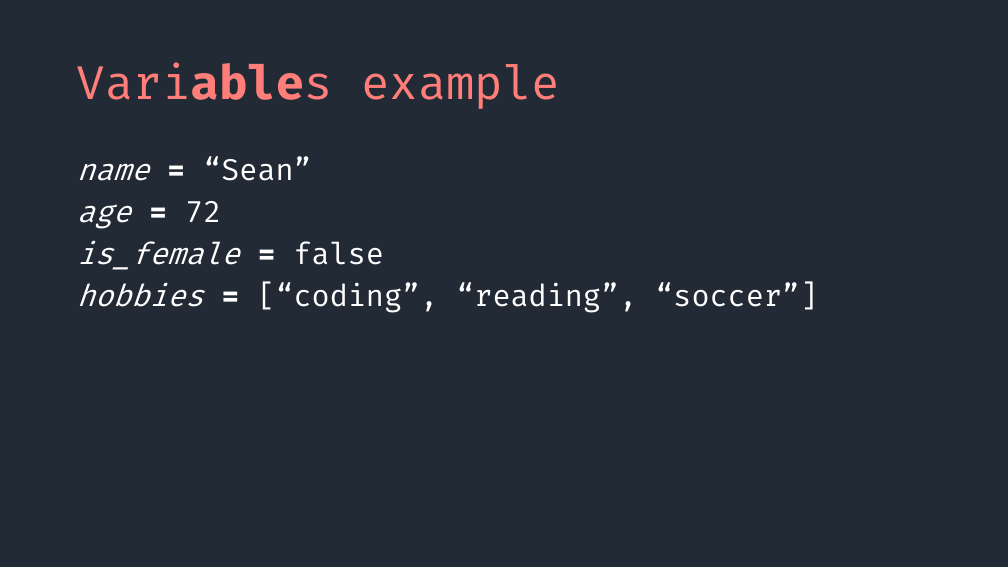
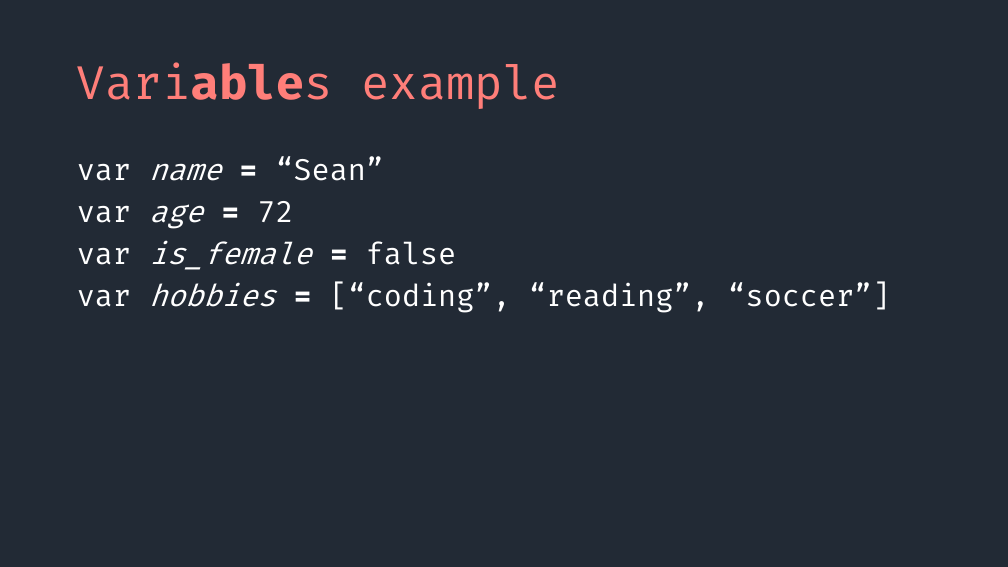
Before and after one commit to SeanMcP/college-career-day, a slide deck: slide 10 of presentation.pptx (slide 5 before the commit). Drawn at 1008x567 pixels with LibreOffice and Linux fonts; fonts in the diff are those of the drawing. Boxes give left, top, right and bottom in pixels: in the first picture for what was removed or moved away, otherwise in the second. Text is boxed around its words. In the diff, an @@ line names an element or a change of style, - is before the commit and + after.

```diff
--- a/presentation.pptx
+++ b/presentation.pptx
@@ text at [77, 156, 891, 313]: text changed @@
-name = “Sean”
-age = 72
-is_female = false
-hobbies = [“coding”, “reading”, “soccer”]
+var name = “Sean”
+var age = 72
+var is_female = false
+var hobbies = [“coding”, “reading”, “soccer”]
```
Also in this commit, not shown: 8 other slides changed, 17 slides added.
